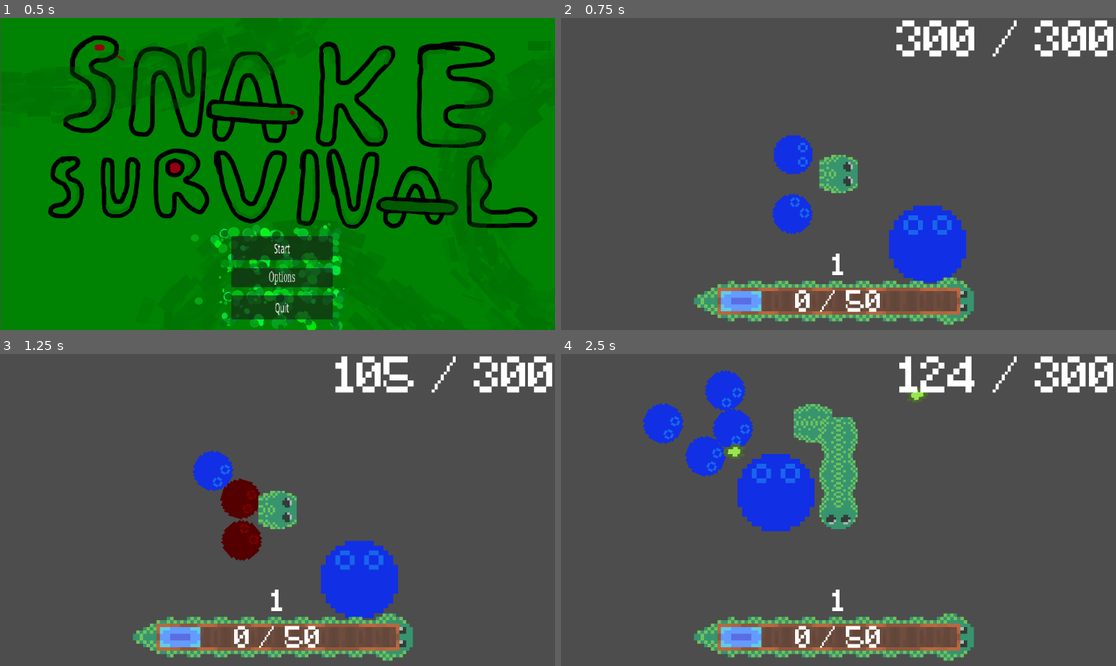
Above: before the commit, frames 1-4 (two rows, left to right).
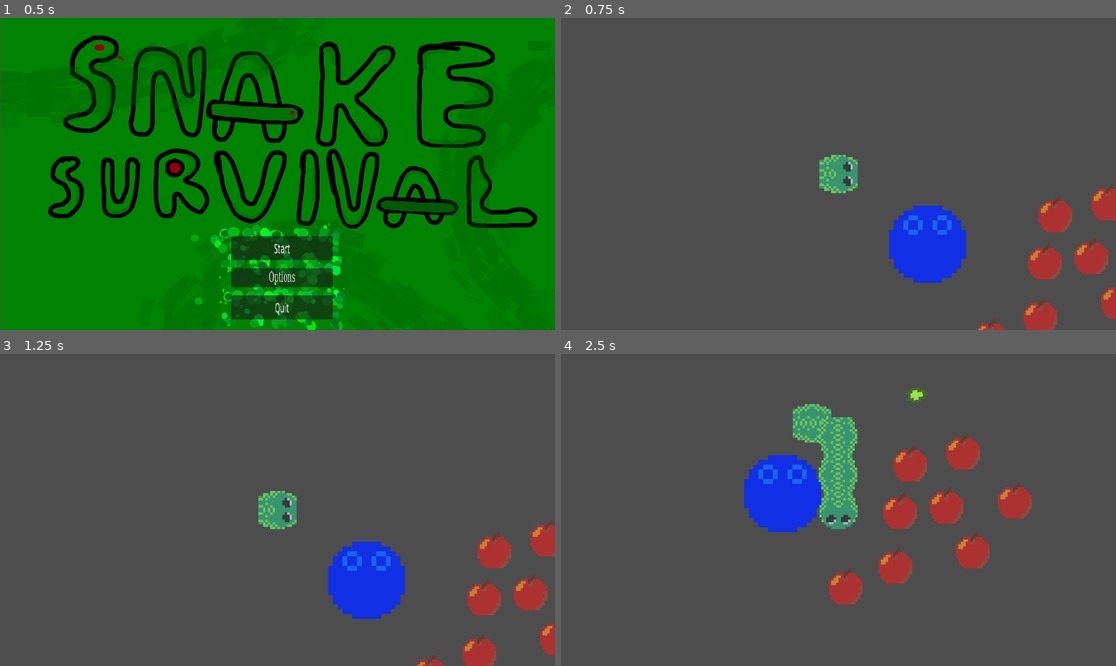
Above: after the commit, the same moments.

Repository: EdWinMaster0/ProjectSnake
Game: Godot game, scene res://scenes/Menu.tscn
Two runs of this game, one before a commit and one after it. Both use one fixed random seed, a clock stepped at 60 frames per second and the inputs below.
Inputs (mouse positions are in pixels of both pictures, inside the frame that each line leads up to):
- Up to frame 1 (0.5 s): no input
- Up to frame 2 (0.75 s): click "Start" at 0.5 s
- Up to frame 3 (1.25 s): no input
- Up to frame 4 (2.5 s): move the mouse to (960, 494) at 1.27 s; hold D (Right) 1.28-2.03 s; tap Space (Action) at 1.35, 2.1 s; move the mouse to (727, 525) at 2.02 s; hold S (Down) from 2.03 s (still down)

Frame 1 is identical in both runs. In frame 2, 11% of the frame differs, in the area x 23-100%, y 0-100%; in frame 3, 13%; in frame 4, 15%, in the area x 14-100%, y 0-99%.

Commit message:
Add files via upload

Diff:
--- a/snake-survivors/global_variables.gd
+++ b/snake-survivors/global_variables.gd
@@ -1,12 +1,9 @@
 extends Node
 
 @export var health = 300
-@export var max_health = 300
 @export var exp = 0
 @export var level = 1
 @export var exp_cap = 50
-@export var defense = 1
-@export var hps_regen = 20 #how much health every 60 frames
 
 # Called when the node enters the scene tree for the first time.
 func _ready() -> void:
--- a/snake-survivors/player_movement.gd
+++ b/snake-survivors/player_movement.gd
@@ -8,6 +8,10 @@
 var dir_history = []
 var segment_scene = preload("res://scenes/Segment.tscn")
 var projectile_scene = preload("res://scenes/Projectile.tscn")
+
+var timeout = 1
+var can_shoot = true
+
 func _ready():
 	for i in range(num_segments):
 		var s = segment_scene.instantiate()
@@ -36,10 +40,20 @@
 			segments[i].z_index +=1
 		z_index += 1
 
-	if Input.is_action_just_pressed("Action"):
+
+	# Venom shot cooldown
+	timeout -= delta
+	if timeout <=0:
+		can_shoot = true
+
+	if Input.is_action_just_pressed("Action") && can_shoot == true:
 		var proj = projectile_scene.instantiate()
 		call_deferred("add_sibling", proj)
 		proj.position = position + dir_history[dir_history.size() - 1] * 30
+		can_shoot = false
+		timeout = 1
+
+
 
 	if position != position_history.back():
 		position_history.append(position)
--- a/snake-survivors/project.godot
+++ b/snake-survivors/project.godot
@@ -55,12 +55,6 @@
 ]
 }
 
-[layer_names]
-
-2d_physics/layer_1="player"
-2d_physics/layer_2="bullet"
-2d_physics/layer_3="enemy"
-
 [rendering]
 
 textures/canvas_textures/default_texture_filter=0
--- a/snake-survivors/projectile.gd
+++ b/snake-survivors/projectile.gd
@@ -21,6 +21,7 @@
 	velocity = transform.x * speed
 
 func _physics_process(delta):
+
 	# Apply deceleration: reduce the velocity towards zero
 	if velocity.length() > 0:  # only decelerate if there's movement
 		velocity = velocity.move_toward(Vector2.ZERO, deceleration * delta)
--- a/snake-survivors/scenes/Enemy.tscn
+++ b/snake-survivors/scenes/Enemy.tscn
@@ -1,18 +1,11 @@
-[gd_scene load_steps=5 format=3 uid="uid://buo1luci0ugne"]
+[gd_scene load_steps=3 format=3 uid="uid://buo1luci0ugne"]
 
 [ext_resource type="Texture2D" uid="uid://5epcyefp6kfd" path="res://assets/Sprite-0001.png" id="1_8qms3"]
-[ext_resource type="Script" path="res://scenes/enemy.gd" id="1_swfbk"]
 
 [sub_resource type="CircleShape2D" id="CircleShape2D_ikmoj"]
 radius = 40.05
 
-[sub_resource type="CircleShape2D" id="CircleShape2D_fgxm1"]
-radius = 57.0789
-
 [node name="Enemy" type="CharacterBody2D"]
-collision_layer = 5
-collision_mask = 4
-script = ExtResource("1_swfbk")
 
 [node name="Sprite2D" type="Sprite2D" parent="."]
 rotation = 1.5708
@@ -24,16 +17,3 @@
 
 [node name="CollisionShape2D" type="CollisionShape2D" parent="."]
 shape = SubResource("CircleShape2D_ikmoj")
-
-[node name="Hurtbox" type="Area2D" parent="."]
-collision_layer = 4
-collision_mask = 3
-
-[node name="CollisionShape2D" type="CollisionShape2D" parent="Hurtbox"]
-shape = SubResource("CircleShape2D_fgxm1")
-
-[node name="Timer" type="Timer" parent="Hurtbox"]
-
-[connection signal="body_entered" from="Hurtbox" to="." method="_on_hurtbox_body_entered"]
-[connection signal="body_exited" from="Hurtbox" to="." method="_on_hurtbox_body_exited"]
-[connection signal="timeout" from="Hurtbox/Timer" to="." method="_on_timer_timeout"]
--- a/snake-survivors/scenes/Map1.tscn
+++ b/snake-survivors/scenes/Map1.tscn
@@ -1,17 +1,15 @@
-[gd_scene load_steps=15 format=3 uid="uid://dtcq8mxjfvyid"]
+[gd_scene load_steps=11 format=3 uid="uid://dtcq8mxjfvyid"]
 
 [ext_resource type="Script" path="res://scenes/main_map_1.gd" id="1_2tae0"]
 [ext_resource type="Script" path="res://player_movement.gd" id="1_rhkjq"]
 [ext_resource type="Texture2D" uid="uid://5epcyefp6kfd" path="res://assets/Sprite-0001.png" id="2_bejli"]
 [ext_resource type="Script" path="res://movespritetopositionyouwanttosee_script.gd" id="3_amgmp"]
+[ext_resource type="PackedScene" uid="uid://bibel2bcyq8qj" path="res://scenes/Exp.tscn" id="5_3es2m"]
 [ext_resource type="Texture2D" uid="uid://bumg80kq5yst" path="res://assets/Sprite-0003.png" id="6_4e3i7"]
 [ext_resource type="Texture2D" uid="uid://dy1ssnj0pn7tm" path="res://assets/Sprite-0002.png" id="7_8g0k3"]
-[ext_resource type="Script" path="res://scenes/progress.gd" id="8_2gyd6"]
-[ext_resource type="Script" path="res://scenes/ui_hp.gd" id="9_7rcld"]
-[ext_resource type="FontFile" uid="uid://ndx3qbx36s7p" path="res://assets/Minecraft.ttf" id="9_uaps2"]
 
 [sub_resource type="CircleShape2D" id="CircleShape2D_67wbe"]
-radius = 41.3038
+radius = 34.0
 
 [sub_resource type="CircleShape2D" id="CircleShape2D_yjjee"]
 radius = 34.0
@@ -19,20 +17,11 @@
 [sub_resource type="CircleShape2D" id="CircleShape2D_hpr6u"]
 radius = 82.2982
 
-[sub_resource type="LabelSettings" id="LabelSettings_6quj2"]
-font = ExtResource("9_uaps2")
-font_size = 60
-
-[sub_resource type="LabelSettings" id="LabelSettings_7swuf"]
-font = ExtResource("9_uaps2")
-font_size = 100
-
 [node name="Map1" type="Node2D"]
 script = ExtResource("1_2tae0")
 
 [node name="Player" type="CharacterBody2D" parent="."]
 position = Vector2(75, 0)
-collision_layer = 13
 script = ExtResource("1_rhkjq")
 
 [node name="Sprite2D" type="Sprite2D" parent="Player"]
@@ -46,8 +35,6 @@
 [node name="Camera2D" type="Camera2D" parent="Player"]
 
 [node name="Area2D" type="Area2D" parent="Player"]
-collision_layer = 4
-collision_mask = 4
 
 [node name="CollisionShape2D" type="CollisionShape2D" parent="Player/Area2D"]
 shape = SubResource("CircleShape2D_67wbe")
@@ -59,7 +46,6 @@
 position = Vector2(31, 0)
 
 [node name="MoveToPos_Debug" type="Sprite2D" parent="."]
-visible = false
 position = Vector2(105, 0)
 texture = ExtResource("2_bejli")
 hframes = 4
@@ -80,8 +66,6 @@
 
 [node name="CharacterBody2D" type="CharacterBody2D" parent="."]
 position = Vector2(260, 146)
-collision_layer = 0
-collision_mask = 0
 
 [node name="CollisionShape2D" type="CollisionShape2D" parent="CharacterBody2D"]
 shape = SubResource("CircleShape2D_hpr6u")
@@ -93,83 +77,43 @@
 vframes = 20
 frame = 4
 
+[node name="Exp" parent="." instance=ExtResource("5_3es2m")]
+position = Vector2(504, 184)
+
+[node name="Exp2" parent="." instance=ExtResource("5_3es2m")]
+position = Vector2(391, 341)
+
+[node name="Exp3" parent="." instance=ExtResource("5_3es2m")]
+position = Vector2(635, 61)
+
+[node name="Exp4" parent="." instance=ExtResource("5_3es2m")]
+position = Vector2(655, 266)
+
+[node name="Exp5" parent="." instance=ExtResource("5_3es2m")]
+position = Vector2(600, 173)
+
+[node name="Exp6" parent="." instance=ExtResource("5_3es2m")]
+position = Vector2(494, 298)
+
+[node name="Exp7" parent="." instance=ExtResource("5_3es2m")]
+position = Vector2(525, 86)
+
+[node name="Exp8" parent="." instance=ExtResource("5_3es2m")]
+position = Vector2(742, 163)
+
 [node name="UI" type="CanvasLayer" parent="."]
 
-[node name="ProgressBorder" type="NinePatchRect" parent="UI"]
-anchors_preset = 7
-anchor_left = 0.5
+[node name="TextureProgressBar" type="TextureProgressBar" parent="UI"]
+visible = false
+texture_repeat = 2
+anchors_preset = 12
 anchor_top = 1.0
-anchor_right = 0.5
+anchor_right = 1.0
 anchor_bottom = 1.0
-offset_left = -314.0
-offset_top = -116.0
-offset_right = -224.0
-offset_bottom = -99.9999
+offset_top = -89.0
 grow_horizontal = 2
 grow_vertical = 0
-scale = Vector2(7, 7)
-size_flags_horizontal = 4
-texture = ExtResource("6_4e3i7")
-region_rect = Rect2(0, 0, 48, 16)
-patch_margin_left = 16
-patch_margin_right = 16
-axis_stretch_horizontal = 1
-
-[node name="Progress" type="NinePatchRect" parent="UI/ProgressBorder"]
-layout_mode = 0
-offset_right = 90.0
-offset_bottom = 16.0
-size_flags_horizontal = 4
-texture = ExtResource("7_8g0k3")
-region_rect = Rect2(0, 0, 48, 16)
-patch_margin_left = 16
-patch_margin_right = 16
-axis_stretch_horizontal = 1
-script = ExtResource("8_2gyd6")
-
-[node name="Exp" type="Label" parent="UI"]
-anchors_preset = 7
-anchor_left = 0.5
-anchor_top = 1.0
-anchor_right = 0.5
-anchor_bottom = 1.0
-offset_left = -104.0
-offset_top = -106.0
-offset_right = 104.0
-grow_horizontal = 2
-grow_vertical = 0
-text = "asd"
-label_settings = SubResource("LabelSettings_6quj2")
-horizontal_alignment = 1
-vertical_alignment = 1
-
-[node name="Level" type="Label" parent="UI/Exp"]
-layout_mode = 1
-anchors_preset = 7
-anchor_left = 0.5
-anchor_top = 1.0
-anchor_right = 0.5
-anchor_bottom = 1.0
-offset_left = -104.0
-offset_top = -182.0
-offset_right = 104.0
-offset_bottom = -76.0
-grow_horizontal = 2
-grow_vertical = 0
-text = "asd"
-label_settings = SubResource("LabelSettings_6quj2")
-horizontal_alignment = 1
-vertical_alignment = 1
-
-[node name="Hp" type="Label" parent="UI"]
-anchors_preset = 1
-anchor_left = 1.0
-anchor_right = 1.0
-offset_left = -656.0
-offset_bottom = 111.0
-grow_horizontal = 0
-text = "asd"
-label_settings = SubResource("LabelSettings_7swuf")
-horizontal_alignment = 2
-vertical_alignment = 1
-script = ExtResource("9_7rcld")
+size_flags_vertical = 8
+nine_patch_stretch = true
+texture_under = ExtResource("6_4e3i7")
+texture_progress = ExtResource("7_8g0k3")
--- a/snake-survivors/scenes/Puddle.tscn
+++ b/snake-survivors/scenes/Puddle.tscn
@@ -56,7 +56,7 @@
 scale = Vector2(5, 5)
 sprite_frames = SubResource("SpriteFrames_6n0qn")
 autoplay = "default"
-frame_progress = 0.482518
+frame_progress = 0.260857
 
 [node name="CollisionShape2D" type="CollisionShape2D" parent="."]
 shape = SubResource("CircleShape2D_t4j0o")
--- a/snake-survivors/scenes/main_map_1.gd
+++ b/snake-survivors/scenes/main_map_1.gd
@@ -1,14 +1,8 @@
 extends Node2D
 
-@export var enemy_spawn_rate = 1.0
-@export var max_enemy_count = 10
-@export var exp_spawn_rate = 10.0
-@export var max_exp_count = 3
-var enemies =[]
-var exps =[]
+@export var spawn_rate = 10
 var enemy_scene = preload("res://scenes/Enemy.tscn")
 var exp_scene = preload("res://scenes/Exp.tscn")
-var counter = 0
 
 # Called when the node enters the scene tree for the first time.
 func _ready() -> void:
@@ -17,16 +11,4 @@
 
 # Called every frame. 'delta' is the elapsed time since the previous frame.
 func _process(delta: float) -> void:
-	if randf_range(0, 100) < enemy_spawn_rate and enemies.size() <= max_enemy_count:
-		var e = enemy_scene.instantiate()
-		enemies.append(e)
-		call_deferred("add_child", e)
-		e.position = Vector2(randf_range(-100, 100), randf_range(-100, 100))
-	if GlobalVariables.health <= 0:
-		get_tree().change_scene_to_file("res://scenes/Death.tscn")
-	elif  GlobalVariables.health < GlobalVariables.max_health:
-		if counter >= 60/GlobalVariables.hps_regen:
-			GlobalVariables.health += 1
-			counter = 0
-		else:
-			counter +=1
+	pass
